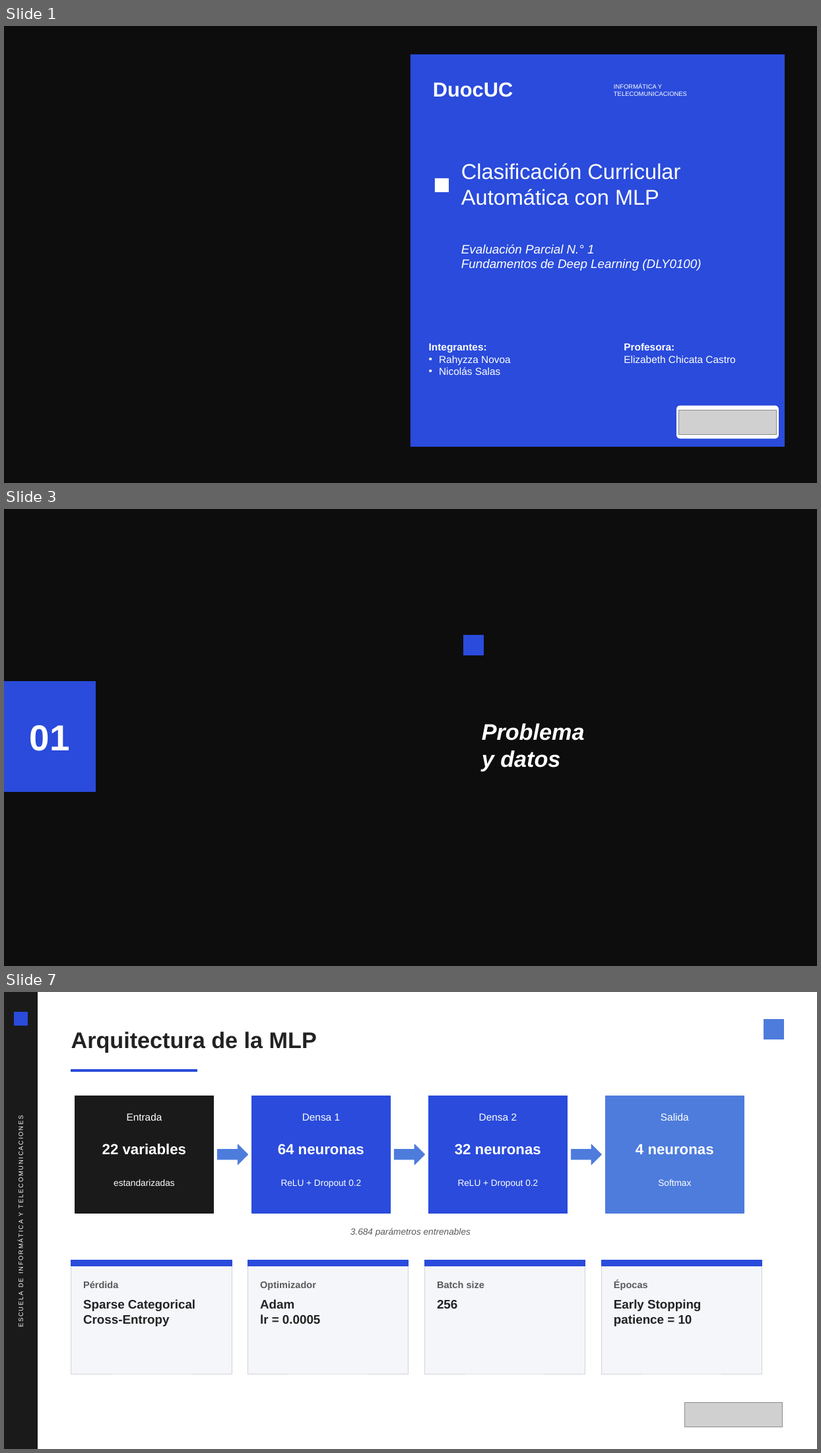
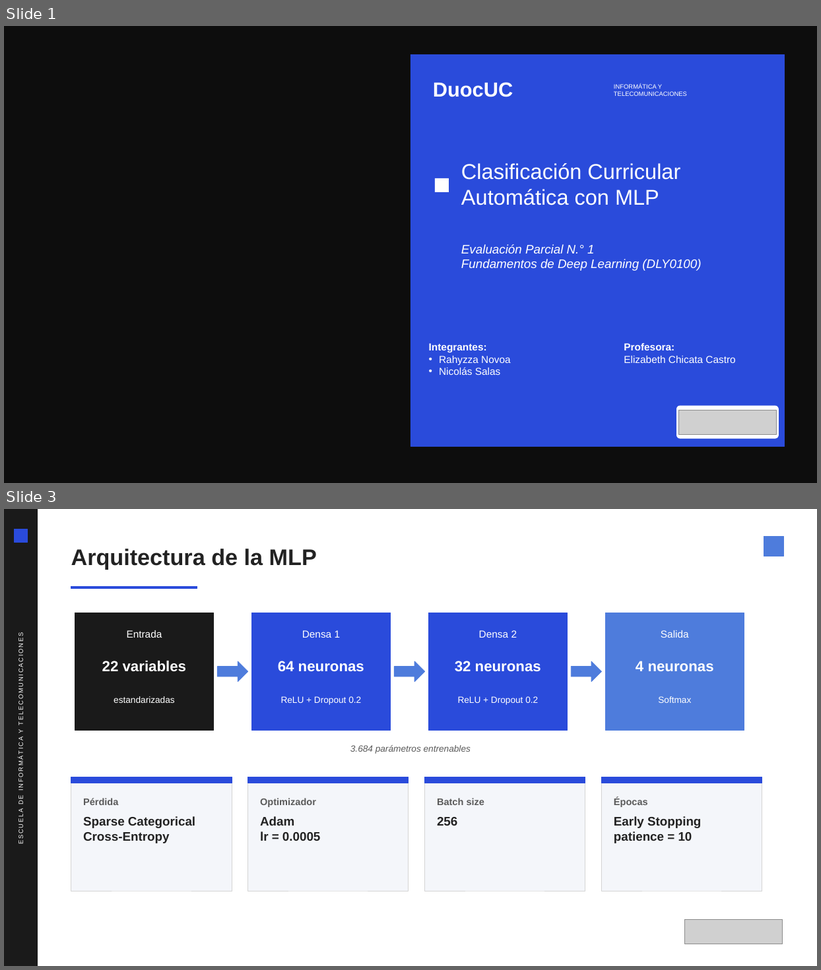
Before and after one commit to Nicolas-Salas/deep-learning-ep1, a slide deck: docs/presentacion/Presentacion_EP1_Deep_Learning.pptx. Shown one above the other, each under a label of ours: slides 1, 3 and 7 before the commit, slides 1 and 3 after it; the slides between them are not shown. The pictures are 821x1453 and 821x970 pixels, drawn with LibreOffice and Linux fonts; fonts in the diff are those of the drawing; grey boxes stand for pictures; background and template pictures are left out. Boxes give left, top, right and bottom in pixels: in the first picture for what was removed or moved away, otherwise in the second. Text is boxed around its words. In the diff, an @@ line names an element or a change of style, - is before the commit and + after.

```diff
--- a/docs/presentacion/Presentacion_EP1_Deep_Learning.pptx
+++ b/docs/presentacion/Presentacion_EP1_Deep_Learning.pptx
@@ slide 3 removed at box(4, 509, 817, 966), background picture (left out) @@
@@ rectangle removed at box(463, 635, 484, 656) @@
@@ rectangle removed at box(451, 656, 817, 834) @@
@@ rectangle removed at box(4, 682, 96, 791) @@
@@ text removed at box(30, 725, 70, 751) @@
-01
@@ text removed at box(482, 723, 585, 772) @@
-Problema
-y datos
@@ what was slide 7 is now slide 3 @@
```
Also in this commit, not shown: 4 slides changed, 1 slide added, 9 other slides removed, 1 other file.
